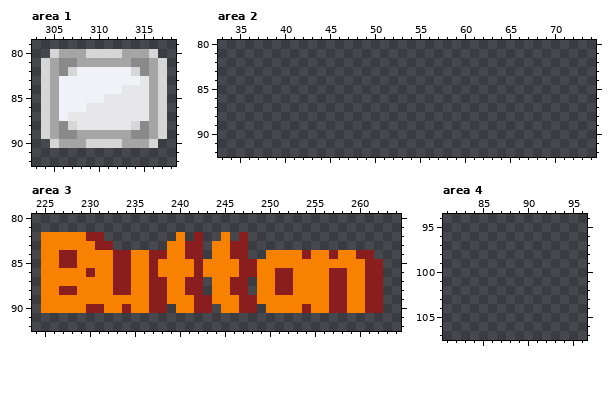
A pixel-art file gets an edit: raw_assets/ui.aseprite. That is the earlier state.
400x400 pixels, 1 frame. Colours within 5 levels of each other are drawn and written as one. Shown: area 1: x 303..318, y 79..92; area 2: x 33..74, y 80..92; area 3: x 224..264, y 80..92; area 4: x 81..96, y 94..107. The commit also changed other parts of the picture, which this record leaves out.
After the commit:
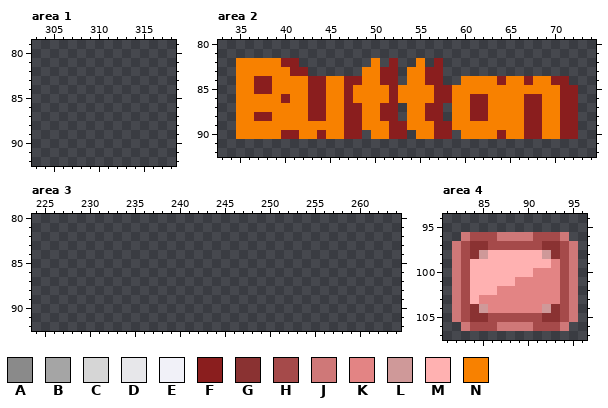
Palette (. is transparent): A #8a8a8a  B #a5a5a5  C #d6d6d6  D #e7e7ea  E #f1f1f8  F #8a1e1e  G #8a3232  H #a54a4a  J #cf7878  K #e38484  L #cf9999  M #ffb1b1  N #f88100
What changed:
Area 1, layer "Button":
y 80: x 305..316 CBBBCCCCBBBC -> ............
y 81: x 304..317 CBAABBBBBBAABC -> ..............
y 82: x 304..317 CBACEEEEEECABC -> ..............
y 83: x 304..317 CBEEEEEEEEEDBC -> ..............
y 84: x 304..317 CBEEEEEEEDDDBC -> ..............
y 85: x 304..317 CBEEEEEDDDDDBC -> ..............
y 86: x 304..317 CBEEEDDDDDDDBC -> ..............
y 87: x 304..317 CBEDDDDDDDDDBC -> ..............
y 88: x 304..317 CBACDDDDDDCABC -> ..............
y 89: x 304..317 CBAABBBBBBAABC -> ..............
y 90: x 305..316 CBBBCCCCBBBC -> ............
Area 2, layer "Button":
y 82: x 35..41 ....... -> NNNNNFF; x 50 . -> N; x 52 . -> F; x 55 . -> N; x 57 . -> F
y 83: x 35..42 ........ -> NNNNNNFF; x 49..52 .... -> NNFF; x 54..57 .... -> NNFF
y 84: x 35..52 .................. -> NNFFNNNNFFNNFFNNFF; x 54..57 .... -> NNFF; x 60..71 ............ -> NNNNFNNFNNFF
y 85: x 35..72 ...................................... -> NNFFNNNNFFNNFNNNNFNNNNFFNNNNNNNNNNNNFF
y 86: x 35..72 ...................................... -> NNNNNFNNFFNNFNNNNFNNNNFFNNFFNNNNFFNNFF
y 87: x 35..52 .................. -> NNNNNNNNFFNNFFNNFF; x 54..57 .... -> NNFF; x 59..72 .............. -> NNFFNNNNFFNNFF
y 88: x 35..52 .................. -> NNFFNNNNFFNNFFNNFF; x 54..57 .... -> NNFF; x 59..72 .............. -> NNFFNNNNFFNNFF
y 89: x 35..72 ...................................... -> NNNNNNNNNNNNFFNNNFFNNNFFNNNNNNNNFFNNFF
y 90: x 35..48 .............. -> NNNNNFFNNFNNFF; x 50..53 .... -> NNFF; x 55..58 .... -> NNFF; x 60..72 ............. -> NNNNFNNFFNNFF
Area 3, layer "Button":
y 82: x 225..231 NNNNNFF -> .......; x 240 N -> .; x 242 F -> .; x 245 N -> .; x 247 F -> .
y 83: x 225..232 NNNNNNFF -> ........; x 239..242 NNFF -> ....; x 244..247 NNFF -> ....
y 84: x 225..242 NNFFNNNNFFNNFFNNFF -> ..................; x 244..247 NNFF -> ....; x 250..261 NNNNFNNFNNFF -> ............
y 85: x 225..262 NNFFNNNNFFNNFNNNNFNNNNFFNNNNNNNNNNNNFF -> ......................................
y 86: x 225..262 NNNNNFNNFFNNFNNNNFNNNNFFNNFFNNNNFFNNFF -> ......................................
y 87: x 225..242 NNNNNNNNFFNNFFNNFF -> ..................; x 244..247 NNFF -> ....; x 249..262 NNFFNNNNFFNNFF -> ..............
y 88: x 225..242 NNFFNNNNFFNNFFNNFF -> ..................; x 244..247 NNFF -> ....; x 249..262 NNFFNNNNFFNNFF -> ..............
y 89: x 225..262 NNNNNNNNNNNNFFNNNFFNNNFFNNNNNNNNFFNNFF -> ......................................
y 90: x 225..238 NNNNNFFNNFNNFF -> ..............; x 240..243 NNFF -> ....; x 245..248 NNFF -> ....; x 250..262 NNNNFNNFFNNFF -> .............
Area 4, layer "Button":
y 96: x 83..94 ............ -> JHHHJJJJHHHJ
y 97: x 82..95 .............. -> JHGGHHHHHHGGHJ
y 98: x 82..95 .............. -> JHGLMMMMMMLGHJ
y 99: x 82..95 .............. -> JHMMMMMMMMMKHJ
y 100: x 82..95 .............. -> JHMMMMMMMKKKHJ
y 101: x 82..95 .............. -> JHMMMMMKKKKKHJ
y 102: x 82..95 .............. -> JHMMMKKKKKKKHJ
y 103: x 82..95 .............. -> JHMKKKKKKKKKHJ
y 104: x 82..95 .............. -> JHGLKKKKKKLGHJ
y 105: x 82..95 .............. -> JHGGHHHHHHGGHJ
y 106: x 83..94 ............ -> JHHHJJJJHHHJ
Changed places in both pictures, as pixel boxes (x1, y1, x2, y2):
erased: (41, 49, 167, 148)
added: (236, 58, 578, 139)
erased: (41, 232, 383, 313)
added: (452, 232, 578, 331)
